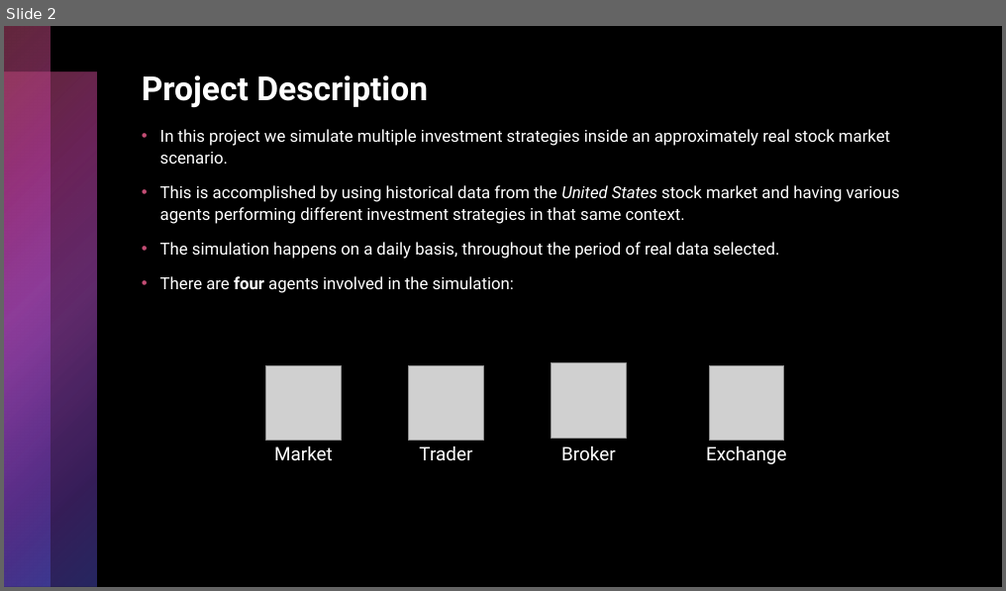
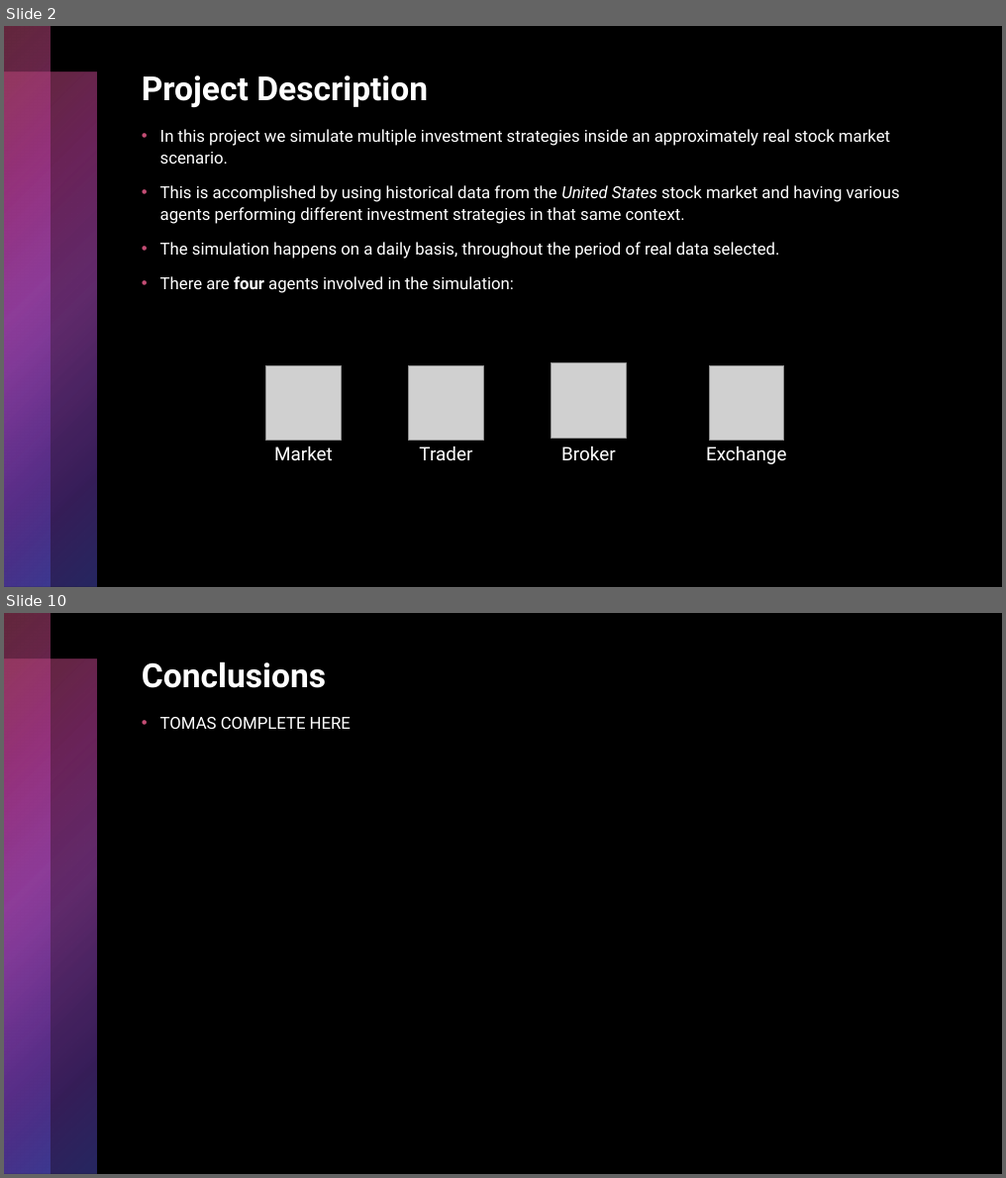
Before and after one commit to sergiodagama/FEUP-ASMA_Investment_Strategies_Simulation_Multi_Agent_System, a slide deck: docs/presentation.pptx. Shown one above the other, each under a label of ours: slide 2 before the commit, slides 2 and 10 after it; the slides between them are not shown. The pictures are 1006x591 and 1006x1178 pixels, drawn with LibreOffice and Linux fonts; fonts in the diff are those of the drawing; grey boxes stand for pictures. Boxes give left, top, right and bottom in pixels: in the first picture for what was removed or moved away, otherwise in the second. Text is boxed around its words. In the diff, an @@ line names an element or a change of style, - is before the commit and + after.

```diff
--- a/docs/presentation.pptx
+++ b/docs/presentation.pptx
@@ slide 10 added at bbox=[4, 613, 1002, 1174], background #000000; not listed: 2 template elements that a slide beside it also shows @@
@@ title added at bbox=[142, 662, 326, 688], 32 pt, text #FFFFFF, bold @@
+Conclusions
@@ text added at bbox=[160, 717, 350, 729], 16 pt, text #FFFFFF @@
+• TOMAS COMPLETE HERE
```
Also in this commit, not shown: 2 slides changed, 6 other slides added.
